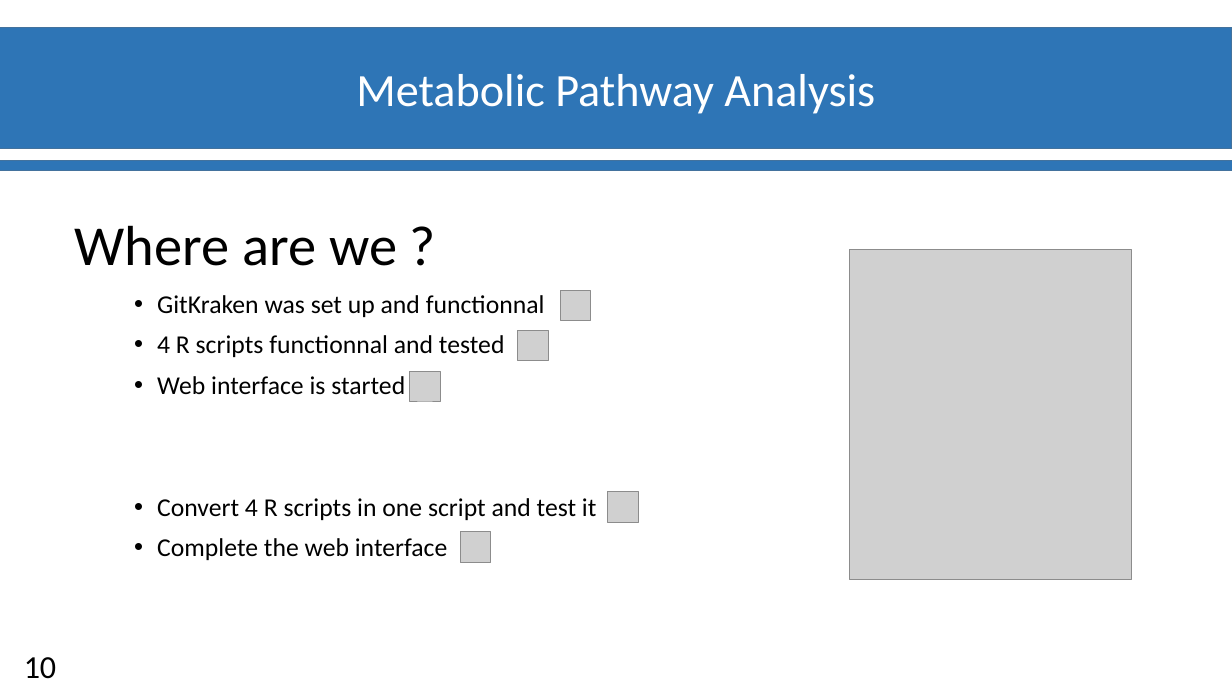
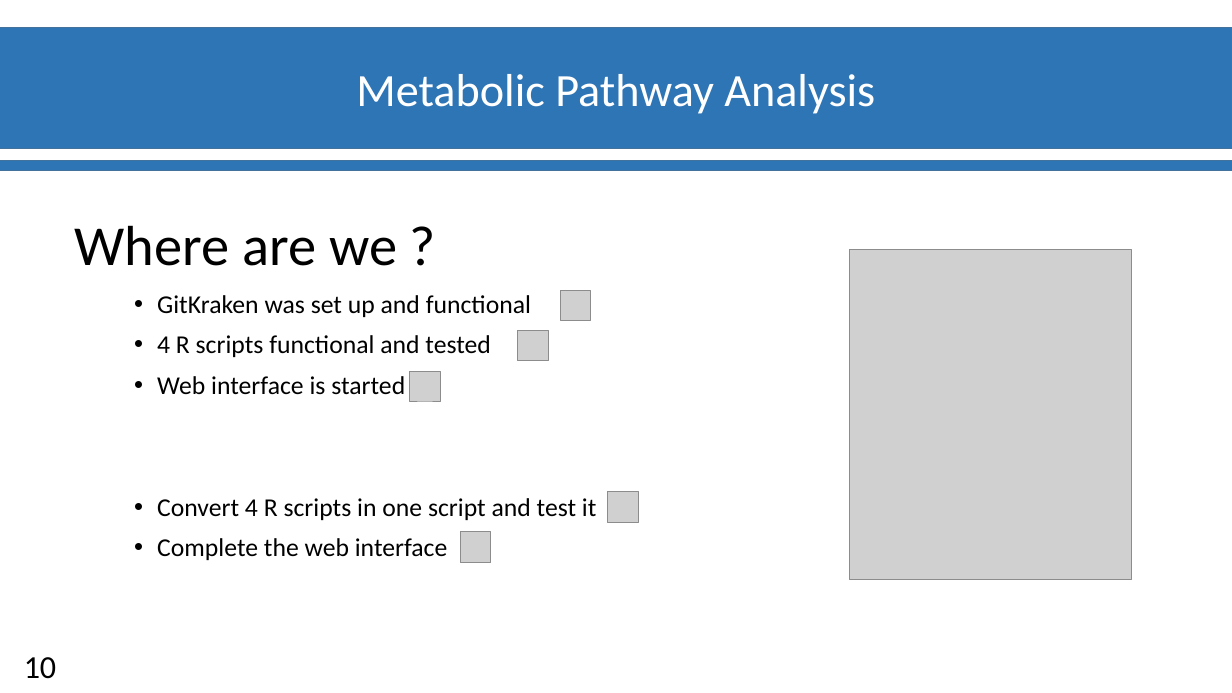
Before and after one commit to materrien/Projet-INSERM, a slide deck: slide 11 of Diapos_Suivit_projet.pptx. Drawn at 1232x693 pixels with LibreOffice and Linux fonts; fonts in the diff are those of the drawing; grey boxes stand for pictures; background and template pictures are left out. Boxes give left, top, right and bottom in pixels: in the first picture for what was removed or moved away, otherwise in the second. Text is boxed around its words. In the diff, an @@ line names an element or a change of style, - is before the commit and + after.

```diff
--- a/Diapos_Suivit_projet.pptx
+++ b/Diapos_Suivit_projet.pptx
@@ text at (157,295,531,357): text changed @@
-• GitKraken was set up and functionnal
-• 4 R scripts functionnal and tested
+• GitKraken was set up and functional
+• 4 R scripts functional and tested
```
Also in this commit, not shown: 7 other slides changed.
